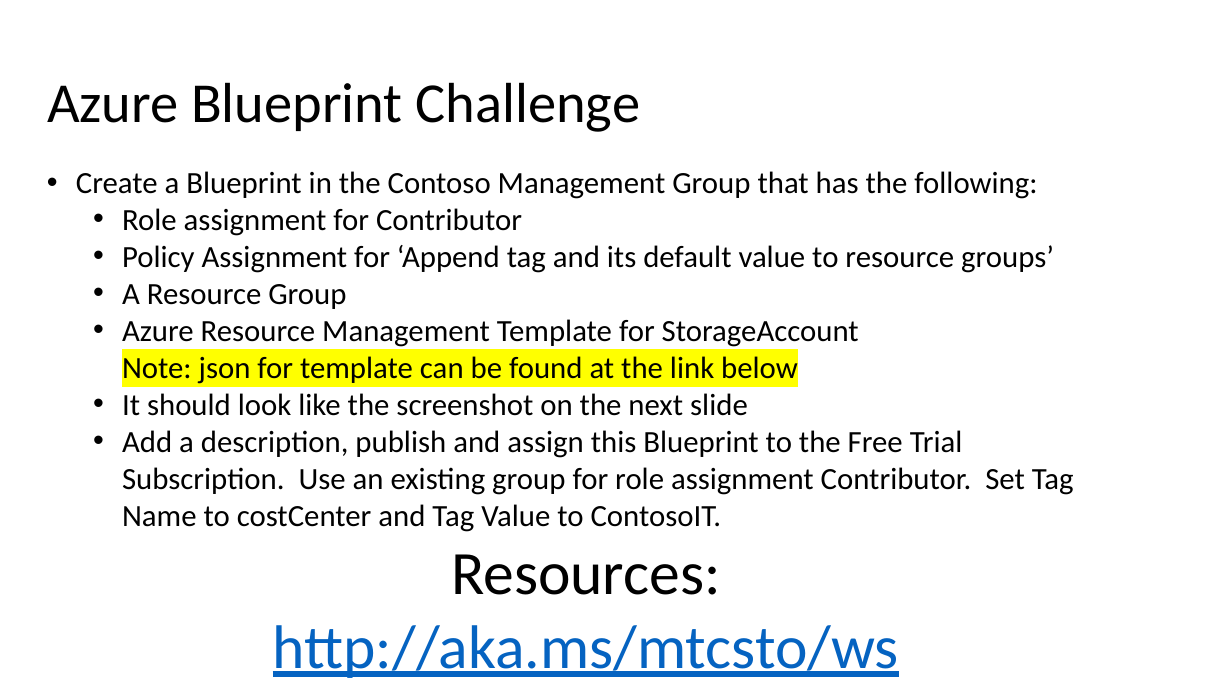
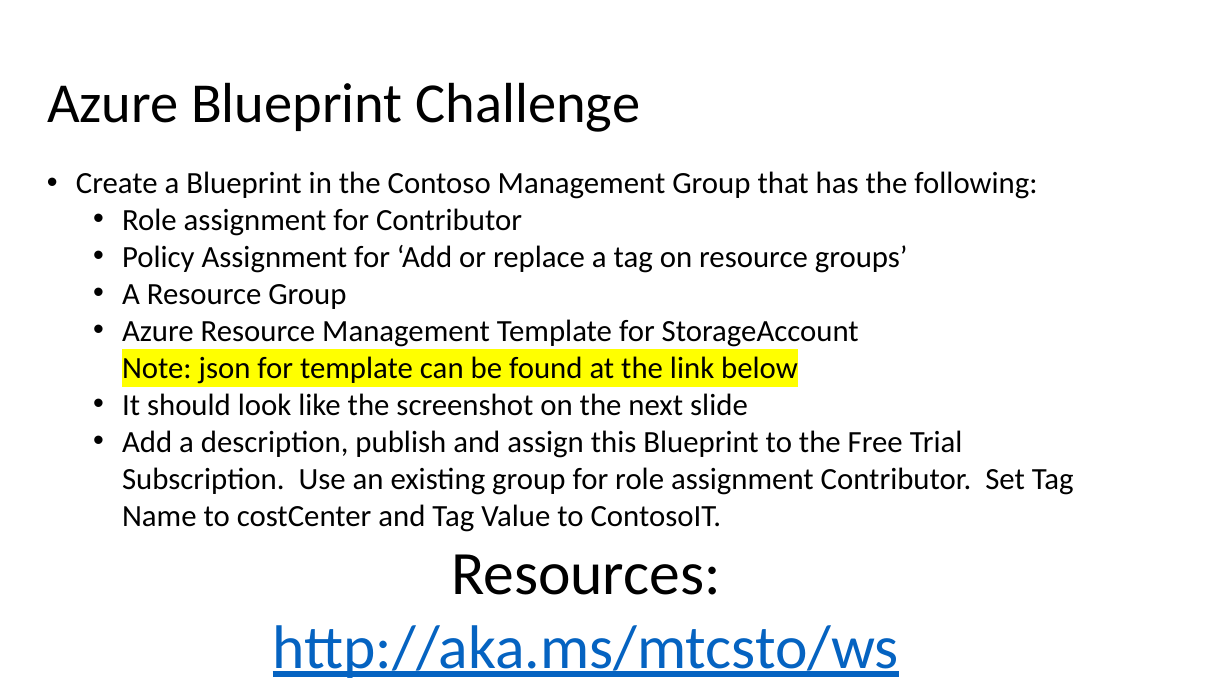
Before and after one commit to TheModin/AzureGovernance, a slide deck: slide 5 of Azure Governance Hack.pptx. Drawn at 1232x693 pixels with LibreOffice and Linux fonts; fonts in the diff are those of the drawing. Boxes give left, top, right and bottom in pixels: in the first picture for what was removed or moved away, otherwise in the second. Text is boxed around its words. In the diff, an @@ line names an element or a change of style, - is before the commit and + after.

```diff
--- a/Azure Governance Hack.pptx
+++ b/Azure Governance Hack.pptx
@@ text at <box>122,245,908,273</box>: text changed @@
-  • Policy Assignment for ‘Append tag and its default value to resource groups’
+  • Policy Assignment for ‘Add or replace a tag on resource groups’
```
Also in this commit, not shown: 1 other file.
